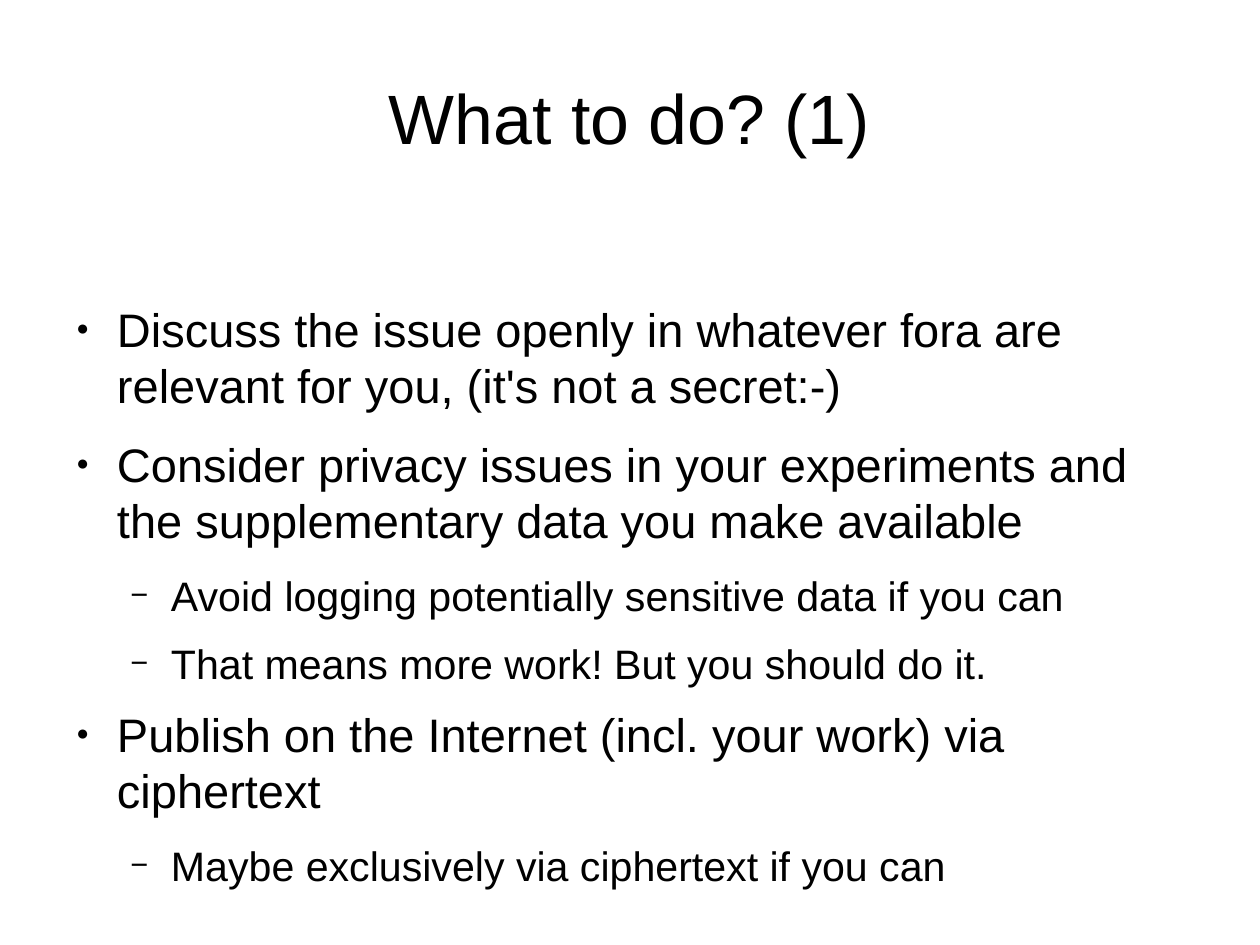
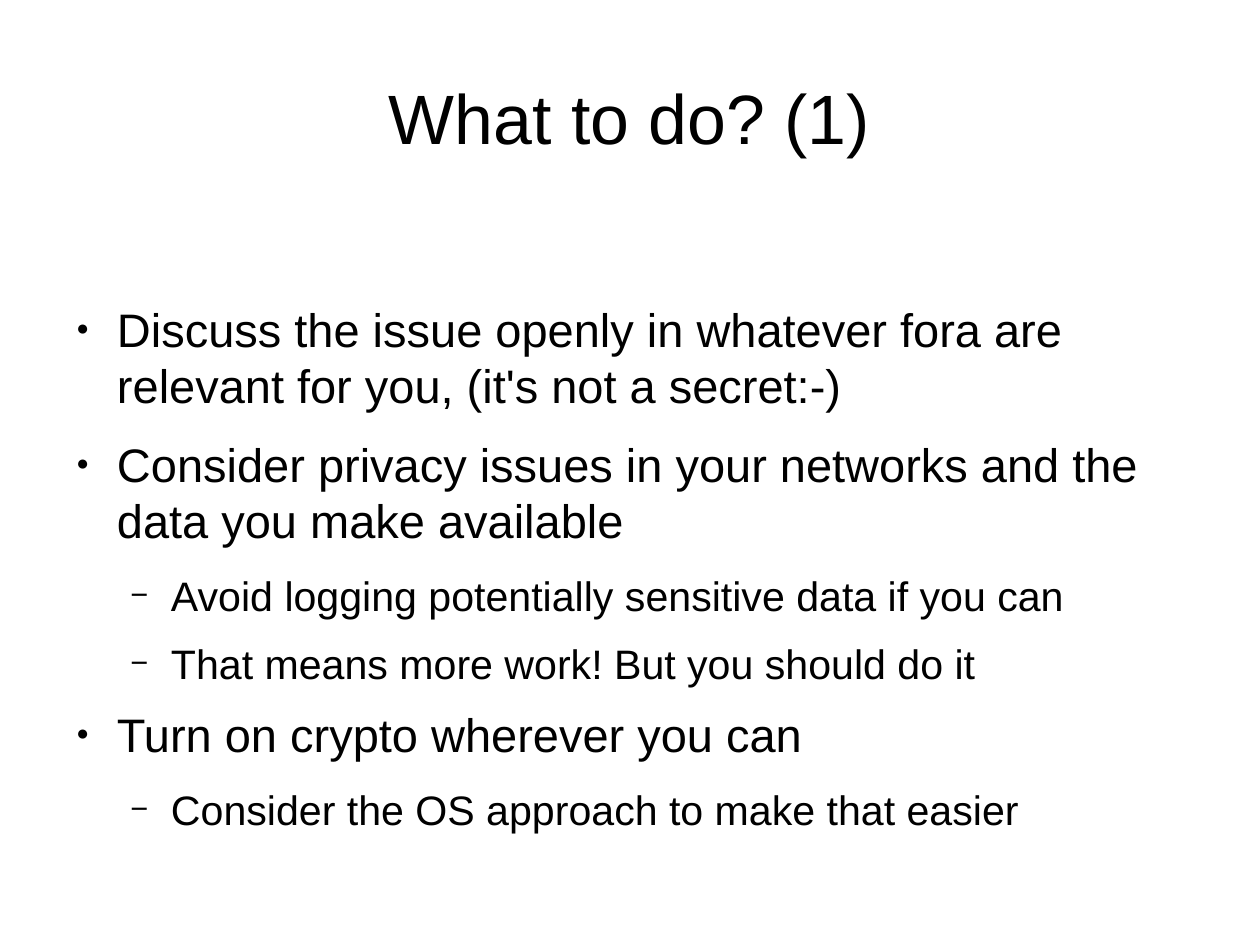
Before and after one commit to sftcd/cs7053, a slide deck: slide 22 of 2016lectures/08-snodownia.odp. Drawn at 1260x945 pixels with LibreOffice and Linux fonts; fonts in the diff are those of the drawing; background and template pictures are left out. Boxes give left, top, right and bottom in pixels: in the first picture for what was removed or moved away, otherwise in the second. Text is boxed around its words. In the diff, an @@ line names an element or a change of style, - is before the commit and + after.

```diff
--- a/2016lectures/08-snodownia.odp
+++ b/2016lectures/08-snodownia.odp
@@ text at (x1=117, y1=448, x2=1137, y2=547): text changed @@
-● Consider privacy issues in your experiments and the supplementary data you make available
+● Consider privacy issues in your networks and the data you make available
@@ text at (x1=117, y1=649, x2=1019, y2=833): text changed @@
-  − That means more work! But you should do it.
-● Publish on the Internet (incl. your work) via ciphertext
-  − Maybe exclusively via ciphertext if you can
+  − That means more work! But you should do it
+● Turn on crypto wherever you can
+  − Consider the OS approach to make that easier
```
Also in this commit, not shown: 7 other slides changed, 1 other file.
